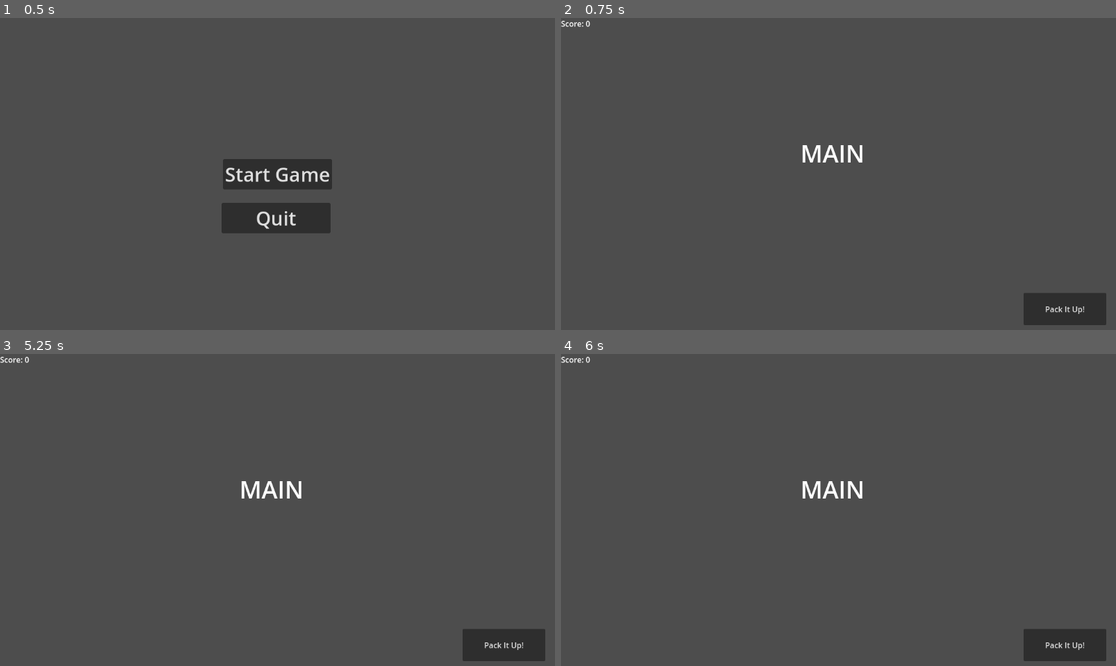
Above: before the commit, frames 1-4 (two rows, left to right).
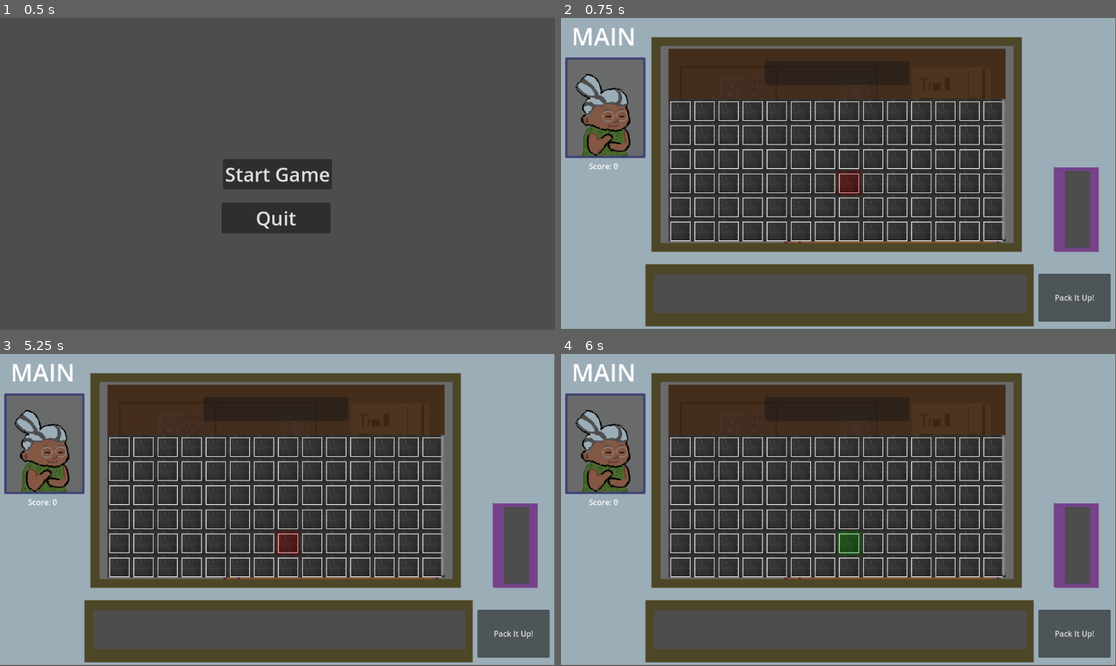
Above: after the commit, the same moments.

Repository: Schipwreck/GMTK-GameJam-2024
Game: Godot game, scene res://Scenes/title_screen.tscn
The game is run twice, just before and just after one commit, with the same random seed, the same clock (stepped at 60 frames per second) and the same inputs.
Inputs (mouse positions are in pixels of both pictures, inside the frame that each line leads up to):
- Up to frame 1 (0.5 s): no input
- Up to frame 2 (0.75 s): click "Start Game" at 0.5 s
- Up to frame 3 (5.25 s): click "Pack It Up!" at 1.25 s; click "Continue" at 2 s; click "Pack It Up!" at 2.75 s; click "Continue" at 3.5 s; click "Pack It Up!" at 4.25 s; click "Continue" at 5 s
- Up to frame 4 (6 s): click (838, 410) at 5.77 s

Frame 1 is identical in both runs. In frame 2, 83% of the frame differs, in the area x 0-100%, y 0-100%; in frame 3, 83%; in frame 4, 83%.

Commit message:
created placeholder main scene, utilizing MarginContainer features

Diff:
--- a/Scenes/main_scene.tscn
+++ b/Scenes/main_scene.tscn
@@ -1,32 +1,77 @@
-[gd_scene load_steps=3 format=3 uid="uid://p06og2jhhk8r"]
+[gd_scene load_steps=5 format=3 uid="uid://p06og2jhhk8r"]
 
 [ext_resource type="Script" path="res://Scripts/main_scene.gd" id="1_pcalb"]
 [ext_resource type="Script" path="res://Scripts/global.gd" id="2_m23vh"]
+[ext_resource type="PackedScene" uid="uid://br2k2epsyut04" path="res://Scenes/inventory_grid.tscn" id="2_u0spn"]
+[ext_resource type="Texture2D" uid="uid://dvcuasd0xaoo" path="res://Assets/jn_tempassets/basic_ui_concept.png" id="3_77jsv"]
 
 [node name="Main Scene" type="Node2D"]
 script = ExtResource("1_pcalb")
 
-[node name="Label" type="Label" parent="."]
-offset_left = 497.0
-offset_top = 246.0
-offset_right = 631.0
-offset_bottom = 315.0
+[node name="TextureRect" type="TextureRect" parent="."]
+z_index = -1
+offset_right = 1151.0
+offset_bottom = 646.0
+texture = ExtResource("3_77jsv")
+
+[node name="MarginContainer" type="MarginContainer" parent="TextureRect"]
+layout_mode = 0
+offset_right = 1151.0
+offset_bottom = 646.0
+theme_override_constants/margin_left = -705
+theme_override_constants/margin_top = 64
+
+[node name="InventoryGrid" parent="TextureRect/MarginContainer" instance=ExtResource("2_u0spn")]
+modulate = Color(1, 1, 1, 0.92549)
+layout_mode = 2
+size_flags_horizontal = 4
+size_flags_vertical = 0
+metadata/_edit_use_anchors_ = true
+
+[node name="MarginContainer3" type="MarginContainer" parent="TextureRect"]
+layout_mode = 0
+offset_right = 1151.0
+offset_bottom = 646.0
+theme_override_constants/margin_left = 22
+theme_override_constants/margin_top = 3
+
+[node name="Label" type="Label" parent="TextureRect/MarginContainer3"]
+layout_mode = 2
 size_flags_horizontal = 0
+size_flags_vertical = 0
 theme_override_font_sizes/font_size = 50
 text = "MAIN"
+horizontal_alignment = 1
+vertical_alignment = 1
 
-[node name="PackitupButton" type="Button" parent="."]
-offset_left = 960.0
-offset_top = 571.0
-offset_right = 1132.0
-offset_bottom = 638.0
-text = "Pack It Up!"
-script = ExtResource("2_m23vh")
+[node name="MarginContainer2" type="MarginContainer" parent="TextureRect"]
+layout_mode = 1
+anchors_preset = 4
+anchor_top = 0.5
+anchor_bottom = 0.5
+offset_top = -43.5
+offset_right = 61.0
+offset_bottom = 43.5
+grow_vertical = 2
+theme_override_constants/margin_left = 58
+theme_override_constants/margin_bottom = 31
 
-[node name="Score" type="Label" parent="."]
-offset_right = 40.0
-offset_bottom = 23.0
+[node name="Score" type="Label" parent="TextureRect/MarginContainer2"]
+layout_mode = 2
+size_flags_horizontal = 8
 text = "Score: 0"
 script = ExtResource("2_m23vh")
 
-[connection signal="pressed" from="PackitupButton" to="." method="_on_packitup_button_pressed"]
+[node name="PackitupButton" type="Button" parent="TextureRect"]
+z_index = 1
+custom_minimum_size = Vector2(150, 100)
+layout_mode = 2
+offset_left = 991.0
+offset_top = 531.0
+offset_right = 1141.0
+offset_bottom = 631.0
+size_flags_horizontal = 8
+size_flags_vertical = 8
+text = "Pack It Up!"
+
+[connection signal="pressed" from="TextureRect/PackitupButton" to="." method="_on_packitup_button_pressed"]
--- a/Scripts/main_scene.gd
+++ b/Scripts/main_scene.gd
@@ -3,7 +3,7 @@
 # callback function
 func _process(_delta):
 	# display overall score
-	$Score.text = "Score: %d" % Global.overallScore
+	$TextureRect/MarginContainer2/Score.text = "Score: %d" % Global.overallScore
 
 func _on_packitup_button_pressed():
 	# debug message
Binary file added: Assets/jn_tempassets/basic_ui_concept.png
Not shown, added: Assets/jn_tempassets/basic_ui_concept.png.import
